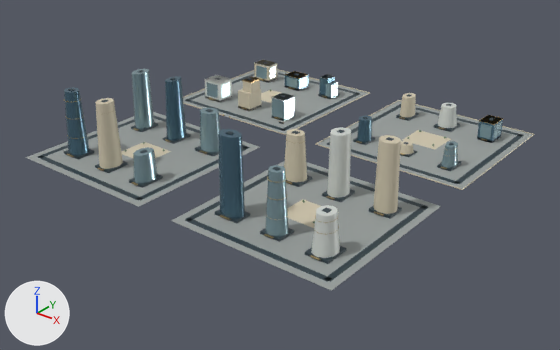
The glTF model web/public/assets/3d/ampliworld/GC-CITY-2030/GC-TILE-07-15.glb, before and after one commit.
Before and after are seen from a 50 mm lens placed at (-2081.0, -1176.0, 655.0), pointed at (-2978.0, -55.0, -40.0). The lights are fixed; the arrows at lower left show +X, +Y and +Z. The picture after the commit comes second. Where no turn or scale is listed for an object, it has been applied to the vertices. Vertices at exactly the same position are counted once.

Before the edit, the objects in view are built like this:
```python
ob_gc_tile_07_15_blue = bpy.data.objects.new('GC-TILE-07-15-blue', me_mesh_8)
ob_gc_tile_07_15_blue.location = (0.0, 0.0, 0.0)
ob_gc_tile_07_15_dark = bpy.data.objects.new('GC-TILE-07-15-dark', me_mesh_1)
ob_gc_tile_07_15_dark.location = (0.0, 0.0, 0.0)
ob_gc_tile_07_15_glass = bpy.data.objects.new('GC-TILE-07-15-glass', me_mesh_7)
ob_gc_tile_07_15_glass.location = (0.0, 0.0, 0.0)
ob_gc_tile_07_15_gold = bpy.data.objects.new('GC-TILE-07-15-gold', me_mesh_5)
ob_gc_tile_07_15_gold.location = (0.0, 0.0, 0.0)
ob_gc_tile_07_15_ivory = bpy.data.objects.new('GC-TILE-07-15-ivory', me_mesh_2)
ob_gc_tile_07_15_ivory.location = (0.0, 0.0, 0.0)
ob_gc_tile_07_15_paving = bpy.data.objects.new('GC-TILE-07-15-paving', me_mesh_0)
ob_gc_tile_07_15_paving.location = (0.0, 0.0, 0.0)
ob_gc_tile_07_15_white = bpy.data.objects.new('GC-TILE-07-15-white', me_mesh_6)
ob_gc_tile_07_15_white.location = (0.0, 0.0, 0.0)
```
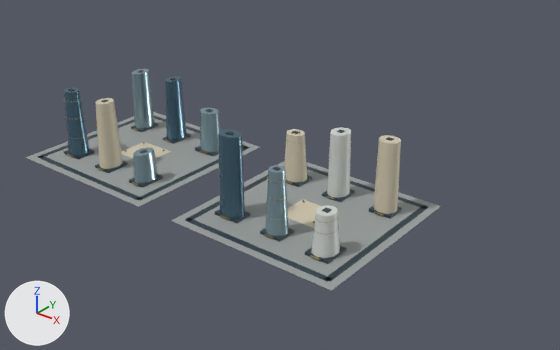
Where the change shows, as pixel boxes [x1, y1, x2, y2] in the pictures (560 x 350 px):
'GC-TILE-07-15-paving', reshaped (18% narrower, 19% shorter): before [25, 70, 533, 291]; after [25, 112, 441, 291]
'GC-TILE-07-15-ivory', reshaped (30% narrower, 22% shorter): before [95, 60, 534, 228]; after [95, 98, 401, 228]
'GC-TILE-07-15-dark', reshaped (19% narrower): before [37, 62, 524, 282]; after [37, 70, 429, 282]
'GC-TILE-07-15-glass', reshaped (57% narrower): before [132, 65, 502, 236]; after [132, 69, 289, 236]
'GC-TILE-07-15-blue', reshaped (59% narrower): before [64, 72, 503, 218]; after [64, 76, 245, 218]
'GC-TILE-07-15-white', reshaped (84% narrower, 34% shorter): before [204, 60, 457, 258]; after [311, 127, 351, 258]
'GC-TILE-07-15-gold', reshaped: before [65, 71, 504, 260]; after [65, 99, 384, 260]
part 1 of me_mesh_0, deleted: before [183, 70, 368, 134]
part 2 of me_mesh_0, deleted: before [318, 101, 533, 189]
part 3 of me_mesh_1, deleted: before [185, 62, 524, 184]
part 4 of me_mesh_2, deleted: before [183, 60, 534, 190]
part 5 of me_mesh_7, deleted: before [207, 65, 502, 167]
part 6 of me_mesh_5, deleted: before [209, 71, 504, 169]
part 7 of me_mesh_8, deleted: before [357, 116, 372, 142]
part 8 of me_mesh_8, deleted: before [285, 72, 309, 90]
part 9 of me_mesh_8, deleted: before [319, 74, 335, 95]
part 10 of me_mesh_8, deleted: before [477, 115, 503, 143]
part 11 of me_mesh_6, deleted: before [204, 60, 457, 128]

What the commit changed:
me_mesh_0 is used by ob_gc_tile_07_15_paving; location (0.0, 0.0, 0.0).
me_mesh_0 had 32 vertices, 48 faces and spanned x -3379.0..-2621.0, y -379.0..379.0, z 0.0.
me_mesh_0 now has 16 vertices, 24 faces and spans x -3379.0..-2621.0, y -379.0..-41.0, z 0.0.
me_mesh_0 part 1: the loose piece of 8 vertices spanning x -3379.0..-3041.0, y 41.0..379.0, z 0.0 is deleted.
me_mesh_0 part 2: the loose piece of 8 vertices spanning x -2959.0..-2621.0, y 41.0..379.0, z 0.0 is deleted.
me_mesh_1 is used by ob_gc_tile_07_15_dark; location (0.0, 0.0, 0.0).
me_mesh_1 had 520 vertices, 780 faces and spanned x -3364.0..-2636.0, y -364.0..364.0, z 0.0..156.0.
me_mesh_1 now has 256 vertices, 384 faces and spans x -3364.0..-2636.0, y -364.0..-56.0, z 0.0..156.0.
me_mesh_1 part 3: 33 loose pieces with 264 vertices, spanning x -3364.0..-2636.0, y 56.0..364.0, z 0.0..70.0, are deleted.
me_mesh_2 is used by ob_gc_tile_07_15_ivory; location (0.0, 0.0, 0.0).
me_mesh_2 had 246 vertices, 404 faces and spanned x -3380.0..-2620.0, y -323.0..380.0, z 0.0..137.0.
me_mesh_2 now has 82 vertices, 144 faces and spans x -3250.0..-2669.0, y -323.0..-97.0, z 0.0..137.0.
me_mesh_2 part 4: 17 loose pieces with 164 vertices, spanning x -3380.0..-2620.0, y 40.0..380.0, z 0.0..69.0, are deleted.
me_mesh_5 is used by ob_gc_tile_07_15_gold; location (0.0, 0.0, 0.0).
me_mesh_5 had 1450 vertices, 2532 faces and spanned x -3330.0..-2670.0, y -328.0..325.0, z 0.0..133.0.
me_mesh_5 now has 888 vertices, 1584 faces and spans x -3330.0..-2670.0, y -328.0..-95.0, z 4.0..133.0.
me_mesh_5 part 6: 44 loose pieces with 562 vertices, spanning x -3320.0..-2672.0, y 40.0..325.0, z 0.0..69.0, are deleted.
me_mesh_6 is used by ob_gc_tile_07_15_white; location (0.0, 0.0, 0.0).
me_mesh_6 had 106 vertices, 180 faces and spanned x -3335.0..-2669.0, y -324.0..324.0, z 0.0..125.0.
me_mesh_6 now has 44 vertices, 80 faces and spans x -2809.0..-2669.0, y -324.0..-95.0, z 5.0..125.0.
me_mesh_6 part 11: 6 loose pieces with 62 vertices, spanning x -3335.0..-2770.0, y 100.0..324.0, z 0.0..51.0, are deleted.
me_mesh_7 is used by ob_gc_tile_07_15_glass; location (0.0, 0.0, 0.0).
me_mesh_7 had 286 vertices, 464 faces and spanned x -3334.0..-2673.0, y -324.0..324.0, z 0.0..129.0.
me_mesh_7 now has 88 vertices, 160 faces and spans x -3326.0..-2770.0, y -324.0..-93.0, z 5.0..129.0.
me_mesh_7 part 5: 23 loose pieces with 198 vertices, spanning x -3334.0..-2673.0, y 100.0..324.0, z 0.0..49.0, are deleted.
me_mesh_8 is used by ob_gc_tile_07_15_blue; location (0.0, 0.0, 0.0).
me_mesh_8 had 112 vertices, 196 faces and spanned x -3331.0..-2673.0, y -319.0..324.0, z 0.0..155.0.
me_mesh_8 now has 66 vertices, 120 faces and spans x -3331.0..-2866.0, y -319.0..-93.0, z 5.0..155.0.
me_mesh_8 part 7: the loose piece of 22 vertices spanning x -2905.0..-2875.0, y 103.0..141.0, z 5.0..52.0 is deleted.
me_mesh_8 part 8: the loose piece of 8 vertices spanning x -3233.0..-3187.0, y 282.0..322.0, z 0.0..33.0 is deleted.
me_mesh_8 part 9: the loose piece of 8 vertices spanning x -3129.0..-3104.0, y 287.0..317.0, z 0.0..48.0 is deleted.
me_mesh_8 part 10: the loose piece of 8 vertices spanning x -2707.0..-2673.0, y 280.0..324.0, z 0.0..42.0 is deleted.
